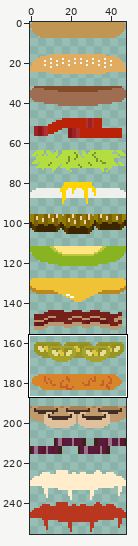
Sprite sheet: assets/ingredients.png. Above, an overview of the earlier version with the close-up marked.
Close-up. Old version:
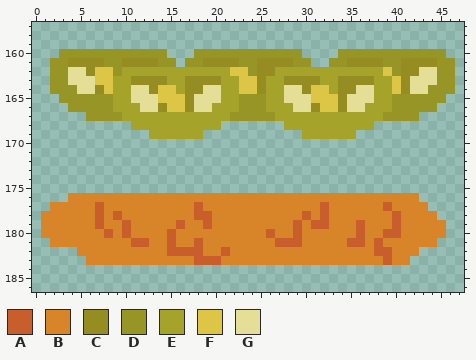
The file is 48x256 pixels. Shown: x 0..47, y 157..186. The commit also changed other parts of the picture, which this record leaves out.
Palette (. is transparent): A #c95e2d  B #d8852a  C #958d22  D #979526  E #a5a32a  F #ddc646  G #e5de96
Pixels before, first column x 1:
160 ..DDDDDDDDDDDD...DDDDDDDDDDDD....DDDDDDDDDDDD.
161 .DDCCCCDDCCCCDD.DDCCCCDDCCCCDD..DDCCCCDDCCCCDD
162 .DDGGCFFDEEEEEEEEEEEEFFDCCEEEEEEEEEEEEFDCCGGDD
163 .DDGGGFFEECCCCEECCCCEEFFCEECCCCEECCCCEEFCGGGDD
164 .DDDGGCFEEGGCFFECCGGEEFFCEEGGCFFECCGGEEFCGGDDD
165 ..DDDDDDEEGGGFFFCGGGEEDDDEEGGGFFFCGGGEEDDDDDD.
166 ...DDDDDEEEGGCFFCGGEEEDDDEEEGGCFFCGGEEEDDDDD..
167 .....DDDDEEEEEEEEEEEEDDDDDEEEEEEEEEEEEDDDD....
168 ..........EEEEEEEEEE.......EEEEEEEEEE.........
169 ............EEEEEE...........EEEEEE...........
170 ..............................................
171 ..............................................
172 ..............................................
173 ..............................................
174 ..............................................
175 ..............................................
176 ...BBBBBBBBBBBBBBBBBBBBBBBBBBBBBBBBBBBBBBB....
177 .BBBBBABBBBBBBBBBABBBBBBBBBBBBBABBBBBBABBBB...
178 BBBBBBABABBBBBBBBAABBBBBBBBBBABABBBBBBBABBBB..
179 BBBBBBABBABBBBBABBABBBBBBBBBABAABBBABBBABBBBB.
180 BBBBBBBABABBBBABBBBBBBBBBABBABBBBBBABBAABBBBB.
181 .BBBBBBBBBAABBABBABBBBBBBBAAABBBBBAABABBBBBB..
182 ....BBBBBBBBBBAAAABBABBBBBBBBBBBBBBBBAABBB....
183 .....BBBBBBBBBBBBAAABBBBBBBBBBBBBBBBBBABB.....
New version:
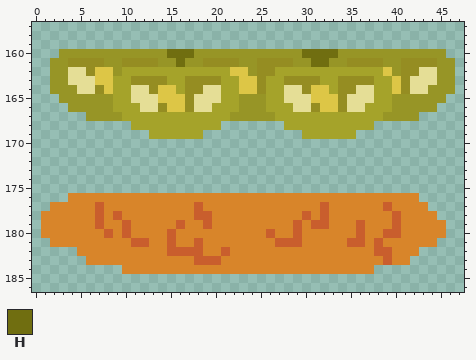
Colours new in this view: H #706e10
What changed:
Changed rows in their new state; - is an unchanged pixel.
first column x 15:
160 HHH------------HHHH
161 -H--------------HH-
first column x 10:
184 BBBBBBBBBBBBBBBBBBBBBBBBBBBB
Pixel boxes of the changes (left, top, right, bottom) in both close-ups:
added: (167, 49, 194, 67)
added: (302, 49, 338, 67)
added: (122, 265, 374, 274)
